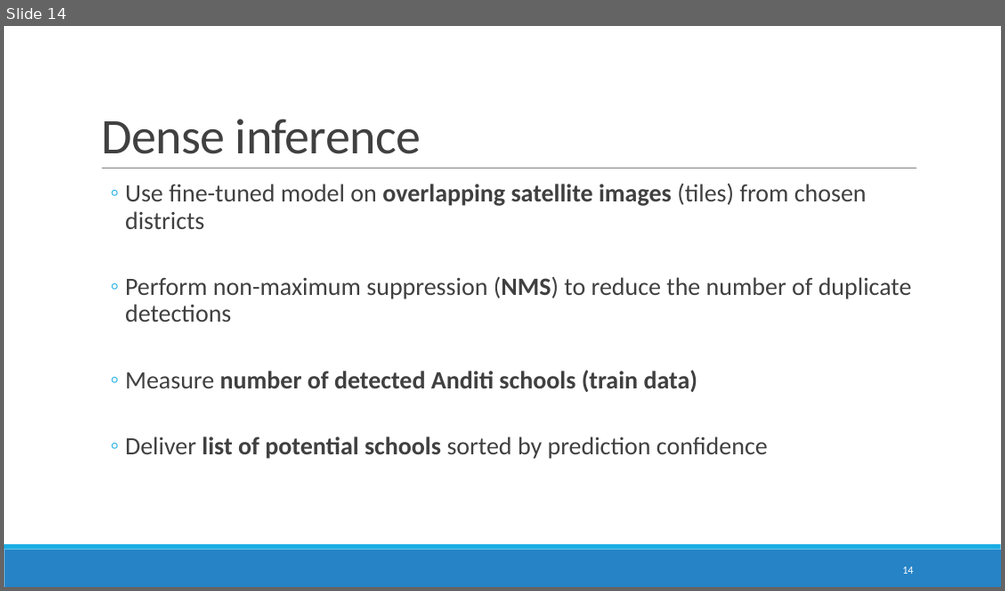
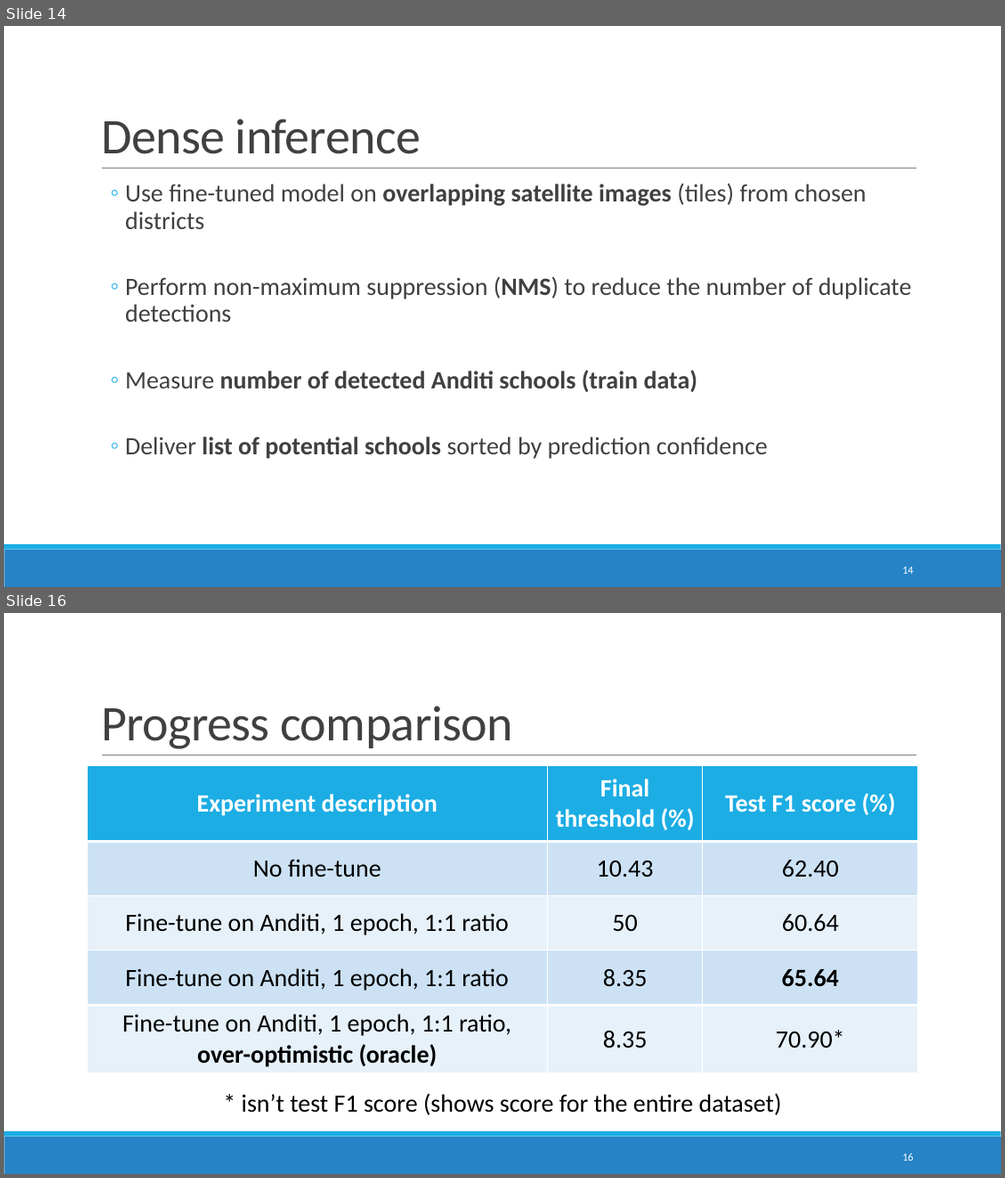
Before and after one commit to DomJamb/school_mapping, a slide deck: presentations/27.2/School mapping in ESRI imagery.pptx. Shown one above the other, each under a label of ours: slide 14 before the commit, slides 14 and 16 after it; the slides between them are not shown. The pictures are 1005x591 and 1005x1178 pixels, drawn with LibreOffice and Linux fonts; fonts in the diff are those of the drawing. Boxes give left, top, right and bottom in pixels: in the first picture for what was removed or moved away, otherwise in the second. Text is boxed around its words. In the diff, an @@ line names an element or a change of style, - is before the commit and + after.

```diff
--- a/presentations/27.2/School mapping in ESRI imagery.pptx
+++ b/presentations/27.2/School mapping in ESRI imagery.pptx
@@ slide 16 added at box(4, 613, 1001, 1174), background #FFFFFF; not listed: 3 template elements that a slide beside it also shows @@
@@ title added at box(101, 706, 513, 749), 48 pt, text #404040 @@
+Progress comparison
@@ table added at box(87, 765, 919, 1072), 5 rows, 3 columns @@
+Experiment description | Final threshold (%) | Test F1 score (%)
+No fine-tune | 10.43 | 62.40
+Fine-tune on Anditi, 1 epoch, 1:1 ratio | 50 | 60.64
+Fine-tune on Anditi, 1 epoch, 1:1 ratio | 8.35 | 65.64
+Fine-tune on Anditi, 1 epoch, 1:1 ratio, over-optimistic (oracle) | 8.35 | 70.90*
@@ text added at box(242, 1093, 782, 1115), 24 pt, text #000000 @@
+* isn’t test F1 score (shows score for the entire dataset)
@@ page number added at box(902, 1152, 913, 1160), 10.5 pt, text #FFFFFF @@
+16
```
Also in this commit, not shown: 4 slides changed, 3 other files.
